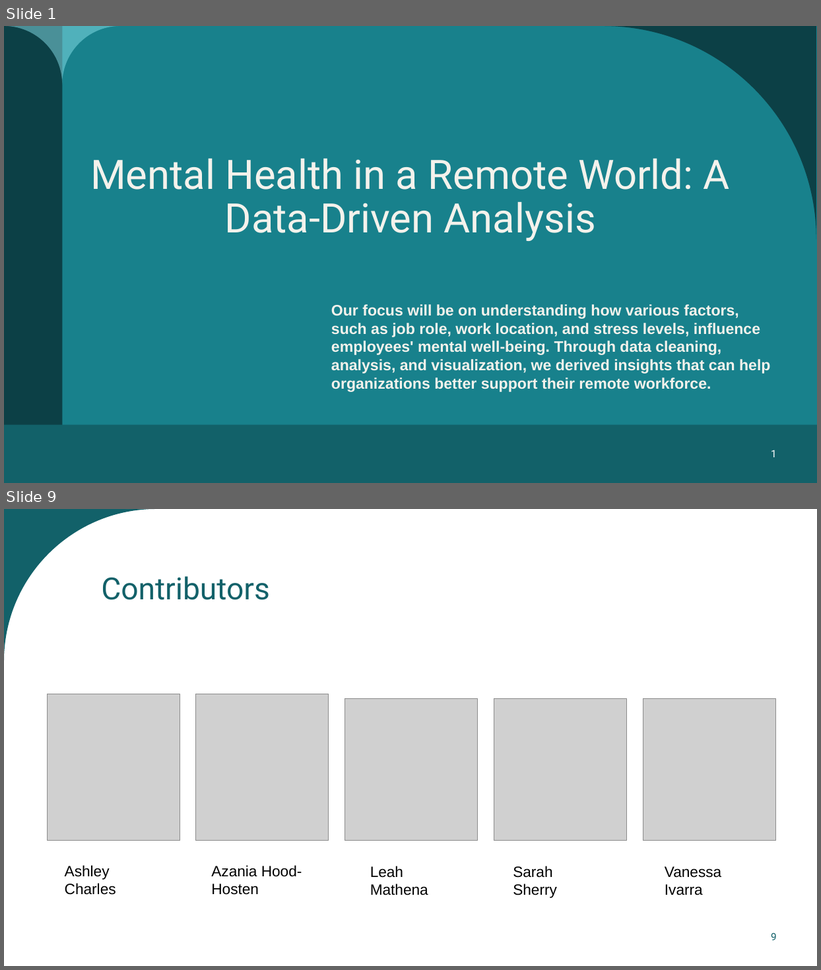
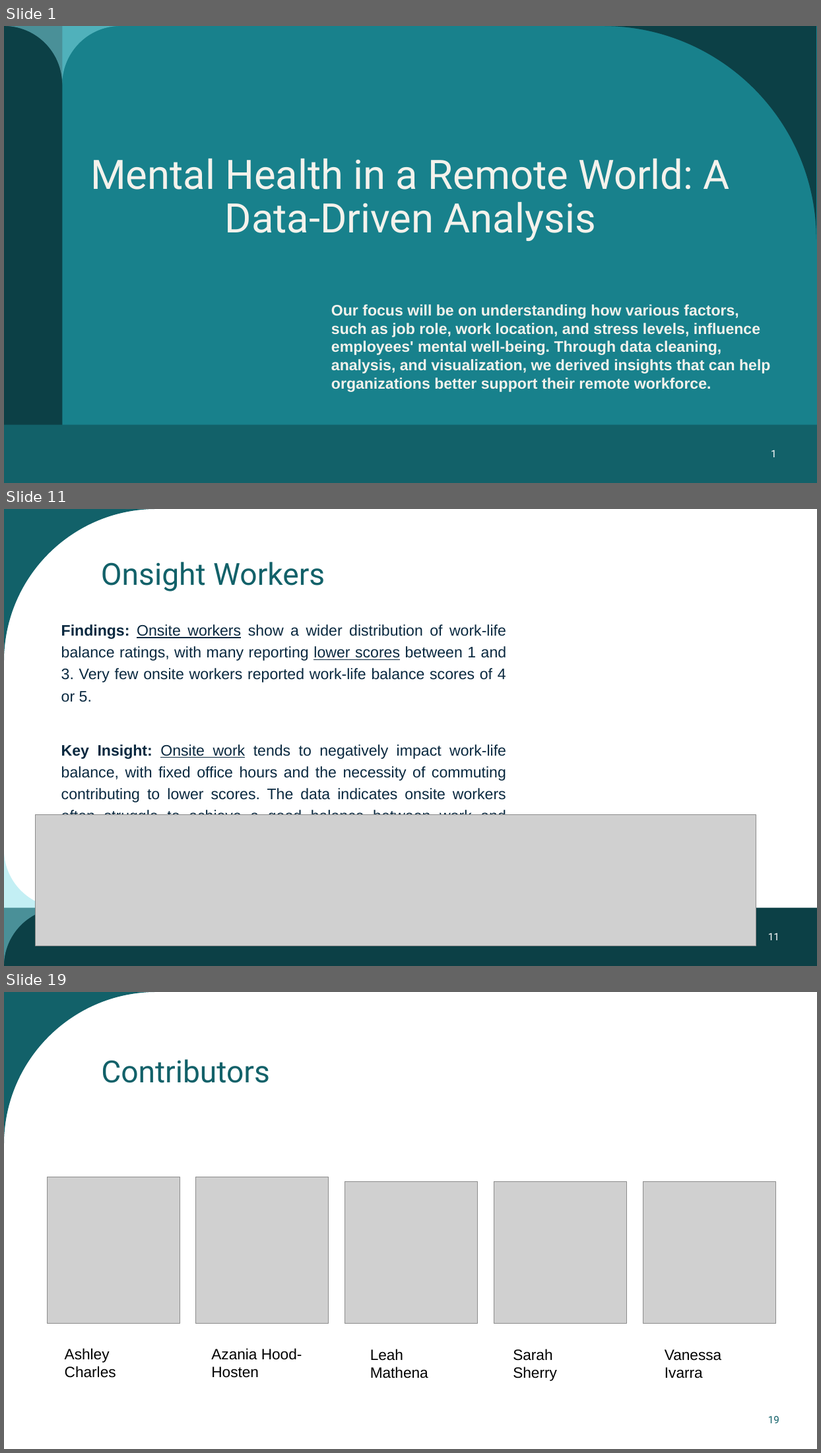
Before and after one commit to AzaniaHH/Project-3, a slide deck: Mental Health presentation.pptx. Shown one above the other, each under a label of ours: slides 1 and 9 before the commit, slides 1, 11 and 19 after it; the slides between them are not shown. The pictures are 821x970 and 821x1453 pixels, drawn with LibreOffice and Linux fonts; fonts in the diff are those of the drawing; grey boxes stand for pictures. Boxes give left, top, right and bottom in pixels: in the first picture for what was removed or moved away, otherwise in the second. Text is boxed around its words. In the diff, an @@ line names an element or a change of style, - is before the commit and + after.

```diff
--- a/Mental Health presentation.pptx
+++ b/Mental Health presentation.pptx
@@ slide 11 added at bbox=[4, 509, 817, 966], background #FFFFFF; not listed: 1 template element that a slide beside it also shows @@
@@ title added at bbox=[101, 562, 325, 591], 36 pt, text #126169 @@
+Onsight Workers
@@ text added at bbox=[61, 625, 507, 815], 18 pt, text #09283F @@
+Findings: Onsite workers show a wider distribution of work-life balance ratings, with many reporting lower scores between 1 and 3. Very few onsite workers reported work-life balance scores of 4 or 5.
+Key Insight: Onsite work tends to negatively impact work-life balance, with fixed office hours and the necessity of commuting contributing to lower scores. The data indicates onsite workers often struggle to achieve a good balance between work and personal life.
@@ picture added at bbox=[36, 815, 756, 947] @@
@@ freeform shape added at bbox=[4, 850, 63, 966], fill #89E1EB at 50% opacity @@
@@ rectangle added at bbox=[4, 908, 817, 966], fill #0C4046 @@
@@ page number added at bbox=[768, 933, 780, 941], 12 pt, text #FFFFFF @@
+11
@@ what was slide 9 is now slide 19 @@
@@ page number at bbox=[768, 1416, 780, 1424]: text changed @@
-9
+19
```
Also in this commit, not shown: 2 slides changed, 14 other slides added, 5 slides removed.
